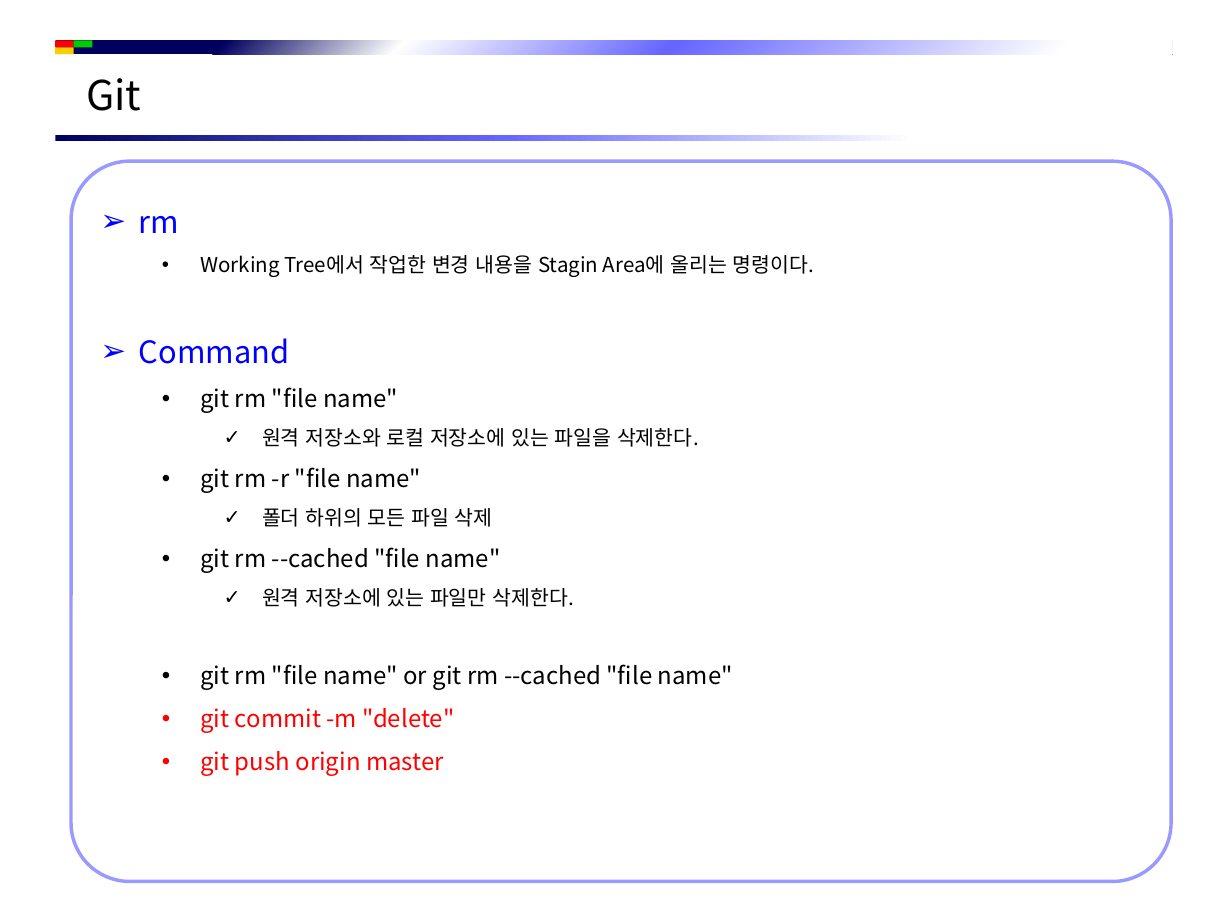
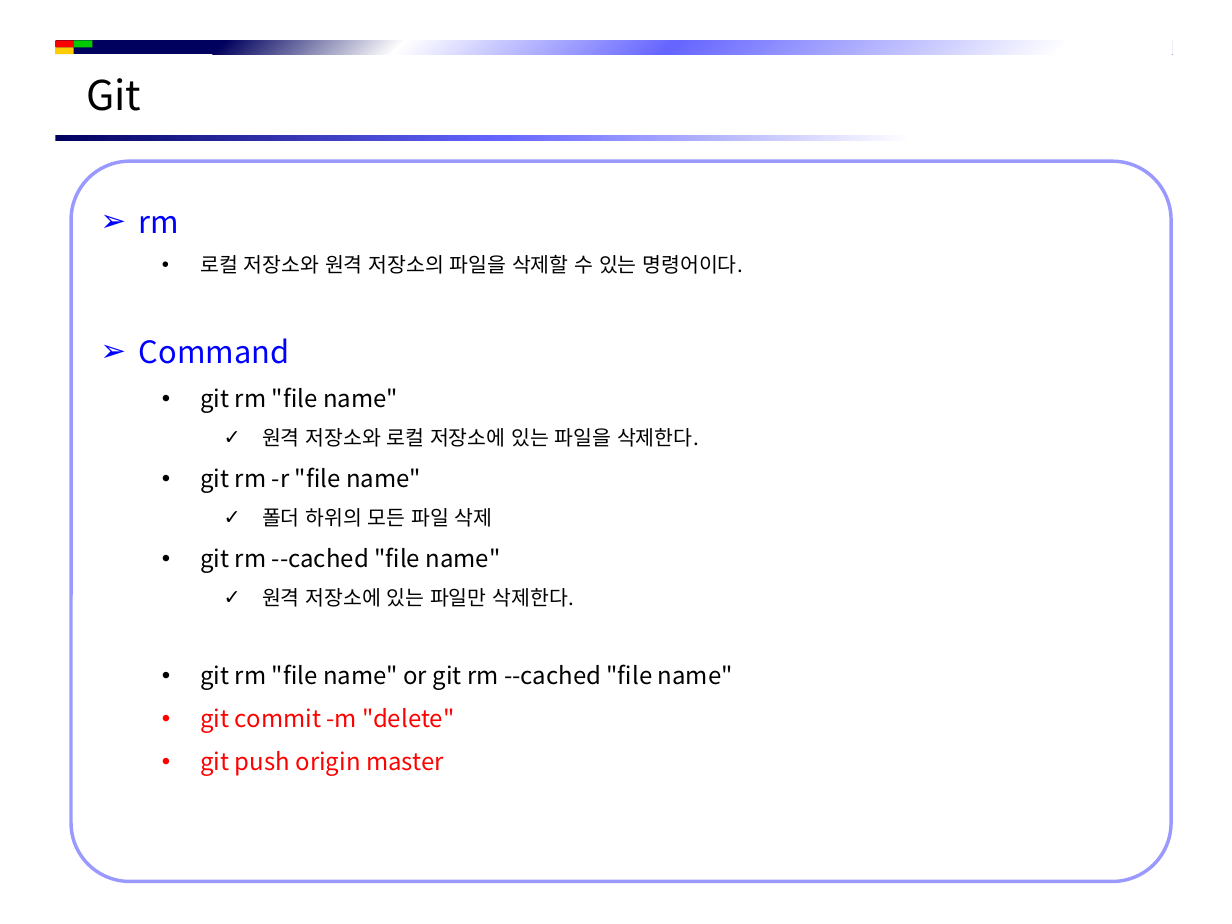
Before and after one commit to jsh-1235/Document, a slide deck: slide 11 of Git/Git 시작하기.pptx. Drawn at 1232x924 pixels with LibreOffice and Linux fonts; fonts in the diff are those of the drawing; background and template pictures are left out. Boxes give left, top, right and bottom in pixels: in the first picture for what was removed or moved away, otherwise in the second. Text is boxed around its words. In the diff, an @@ line names an element or a change of style, - is before the commit and + after.

```diff
--- a/Git/Git 시작하기.pptx
+++ b/Git/Git 시작하기.pptx
@@ text in rounded rectangle at [200, 255, 743, 274]: text changed @@
-  • Working Tree에서 작업한 변경 내용을 Stagin Area에 올리는 명령이다.
+  • 로컬 저장소와 원격 저장소의 파일을 삭제할 수 있는 명령어이다.
```
Also in this commit, not shown: 1 other slide changed, 6 other files.
